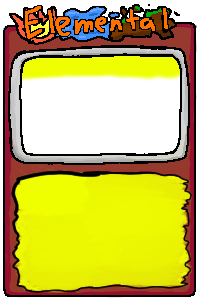
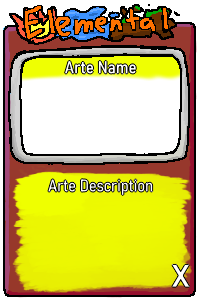
Layered file, before and after one edit (200x300). Changes by layer:
painted on "border" over [5, 24, 197, 294]
painted on "contents" over [5, 24, 197, 294]
painted on "color" over [5, 24, 197, 294]
painted on "Paint Layer 1" over [5, 24, 197, 256]
